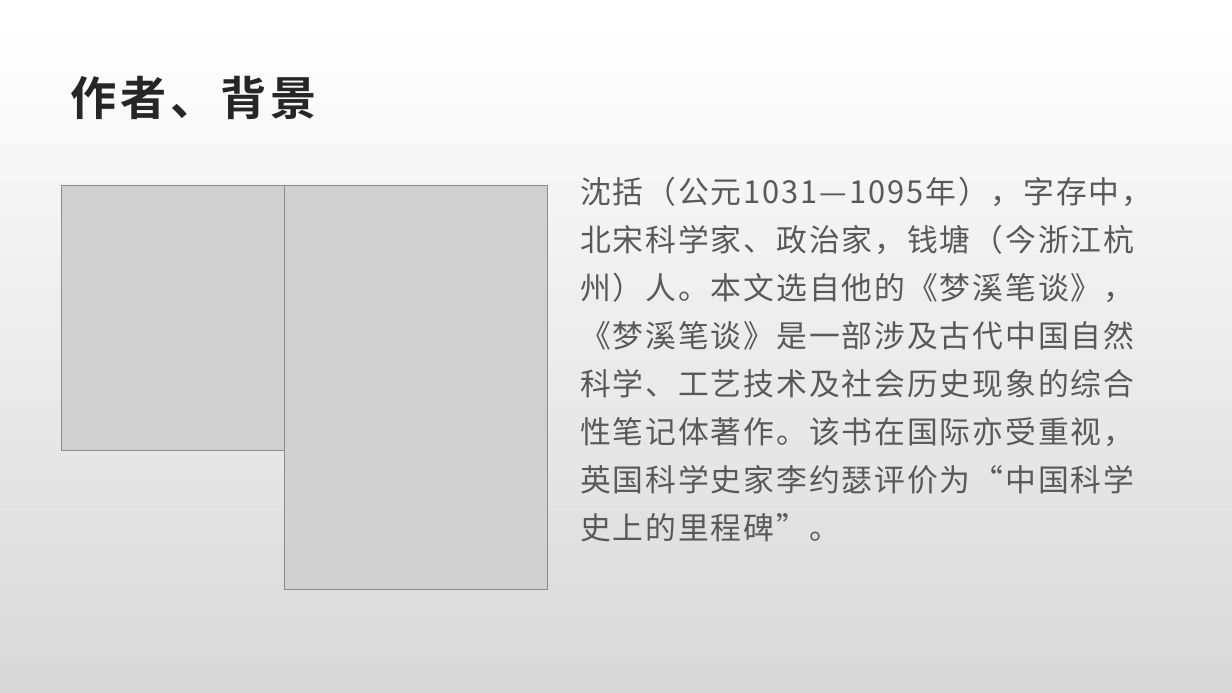
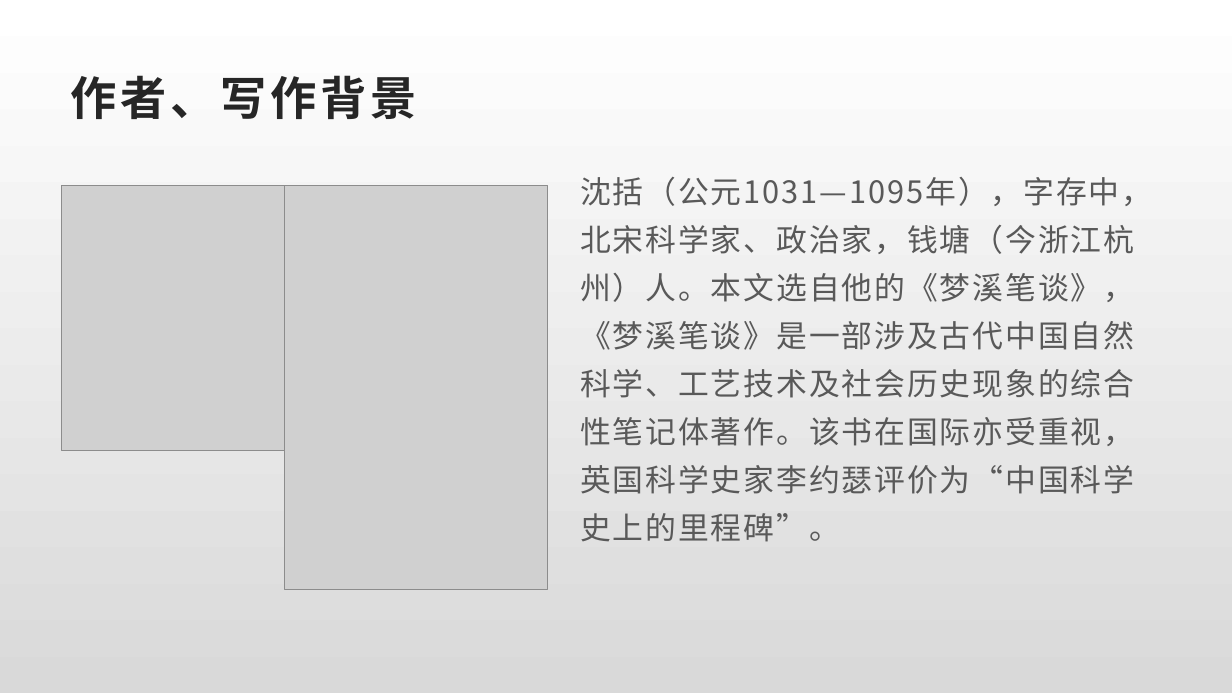
Before and after one commit to noteas/dachschaden, a slide deck: slide 2 of 避风行船.pptx. Drawn at 1232x693 pixels with LibreOffice and Linux fonts; fonts in the diff are those of the drawing; grey boxes stand for pictures. Boxes give left, top, right and bottom in pixels: in the first picture for what was removed or moved away, otherwise in the second. Text is boxed around its words. In the diff, an @@ line names an element or a change of style, - is before the commit and + after.

```diff
--- a/避风行船.pptx
+++ b/避风行船.pptx
@@ title at (71,75,417,119): text changed @@
-作者、背景
+作者、写作背景
```
Also in this commit, not shown: 4 other slides changed.
